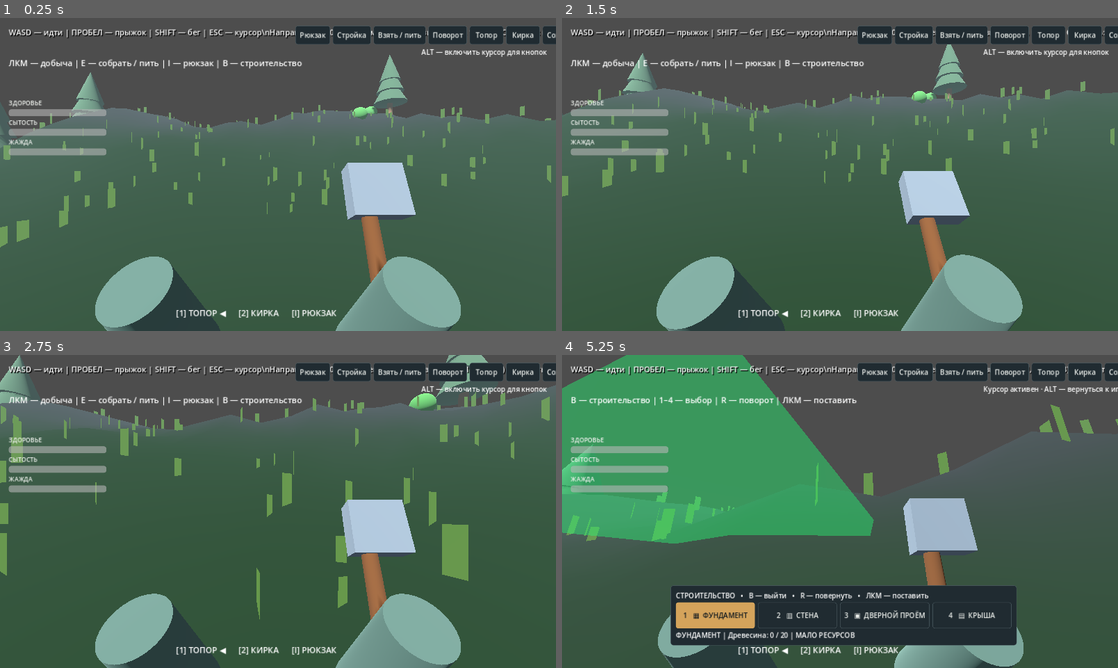
Above: before the commit, frames 1-4 (two rows, left to right).
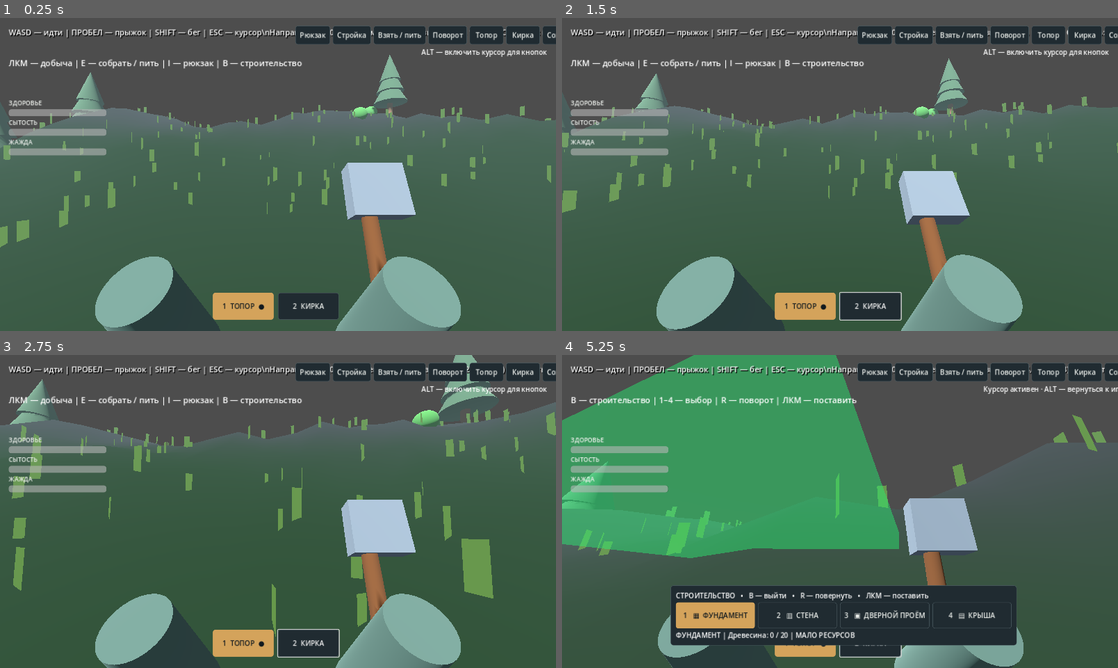
Above: after the commit, the same moments.

Repository: noval000/survival
Game: Godot game, scene res://scenes/Main.tscn
Two runs of this game, one before a commit and one after it. Both use one fixed random seed, a clock stepped at 60 frames per second and the inputs below.
Inputs (mouse positions are in pixels of both pictures, inside the frame that each line leads up to):
- Up to frame 1 (0.25 s): no input
- Up to frame 2 (1.5 s): click (867, 305) at 0.5 s, where only the run after the commit has a clickable "2 КИРКА"; tap Enter at 1.25 s; move the mouse to (867, 174) at 1.27 s; hold W (move_forward) from 1.28 s (still down); hold Shift (sprint) from 1.28 s (still down); click (867, 174) at 1.42 s
- Up to frame 3 (2.75 s): keep holding W (move_forward); tap Space (jump) at 1.52, 2.27 s; move the mouse to (250, 511) at 2.02 s; release Shift (sprint) at 2.03 s; tap E at 2.1 s
- Up to frame 4 (5.25 s): move the mouse to (851, 505) at 2.77 s; tap Alt at 2.85 s; release W (move_forward) at 3.5 s; drag from (812, 574) to (673, 464) at 3.52 s; move the mouse to (878, 514) at 4.27 s; hold W (move_forward) from 4.28 s (still down); tap B at 4.35 s; tap Space (jump) at 4.52 s; move the mouse to (795, 508) at 5.02 s; tap 1 at 5.1 s

The runs differ from the first frame. In frame 1, 1.9% of the frame differs, in the area x 31-61%, y 87-97%; in frame 2, 10%; in frame 3, 12%; in frame 4, 13%, in the area x 0-100%, y 0-100%.

Commit message:
Replace plain hotbar text with styled clickable tool slots

Diff:
--- a/godot/scripts/InventoryUI.gd
+++ b/godot/scripts/InventoryUI.gd
@@ -4,6 +4,7 @@
 
 signal craft_requested(recipe: String, quantity: int)
 signal consumable_requested(kind: String)
+signal tool_selected(kind: String)
 
 const ITEMS := {
     "wood": ["Древесина", "🌲"],
@@ -25,6 +26,7 @@
 var current_tool := "axe"
 var panel: PanelContainer
 var hotbar_text: Label
+var hotbar_buttons: Dictionary = {}
 var item_labels: Dictionary = {}
 var item_slots: Dictionary = {}
 var recipe_buttons: Dictionary = {}
@@ -53,10 +55,20 @@
     add_child(root)
     root.set_anchors_and_offsets_preset(Control.PRESET_FULL_RECT)
     root.mouse_filter = Control.MOUSE_FILTER_IGNORE
+    var hotbar := HBoxContainer.new()
+    hotbar.set_anchors_preset(Control.PRESET_CENTER_BOTTOM)
+    hotbar.position = Vector2(-150, -88)
+    hotbar.add_theme_constant_override("separation", 10)
+    root.add_child(hotbar)
+    for kind in ["axe", "pickaxe"]:
+        var button := Button.new()
+        button.custom_minimum_size = Vector2(140, 62)
+        button.pressed.connect(func() -> void: tool_selected.emit(kind))
+        UI.decorate_button(button)
+        hotbar.add_child(button)
+        hotbar_buttons[kind] = button
     hotbar_text = Label.new()
-    hotbar_text.set_anchors_preset(Control.PRESET_CENTER_BOTTOM)
-    hotbar_text.position = Vector2(-235, -55)
-    hotbar_text.add_theme_font_size_override("font_size", 19)
+    hotbar_text.visible = false
     root.add_child(hotbar_text)
     panel = PanelContainer.new()
     panel.set_anchors_preset(Control.PRESET_CENTER)
@@ -221,7 +233,10 @@
 func refresh() -> void:
     if hotbar_text == null:
         return
-    hotbar_text.text = "[1] ТОПОР%s      [2] КИРКА%s      [I] РЮКЗАК" % [" ◀" if current_tool == "axe" else "", " ◀" if current_tool == "pickaxe" else ""]
+    for kind in hotbar_buttons:
+        var button: Button = hotbar_buttons[kind]
+        button.text = ("1  ТОПОР" if kind == "axe" else "2  КИРКА") + ("  ●" if current_tool == kind else "")
+        UI.decorate_button(button, current_tool == kind)
     for kind in item_labels:
         var count: int = int(inventory.get(kind, 0))
         var amount: Label = item_labels[kind]
